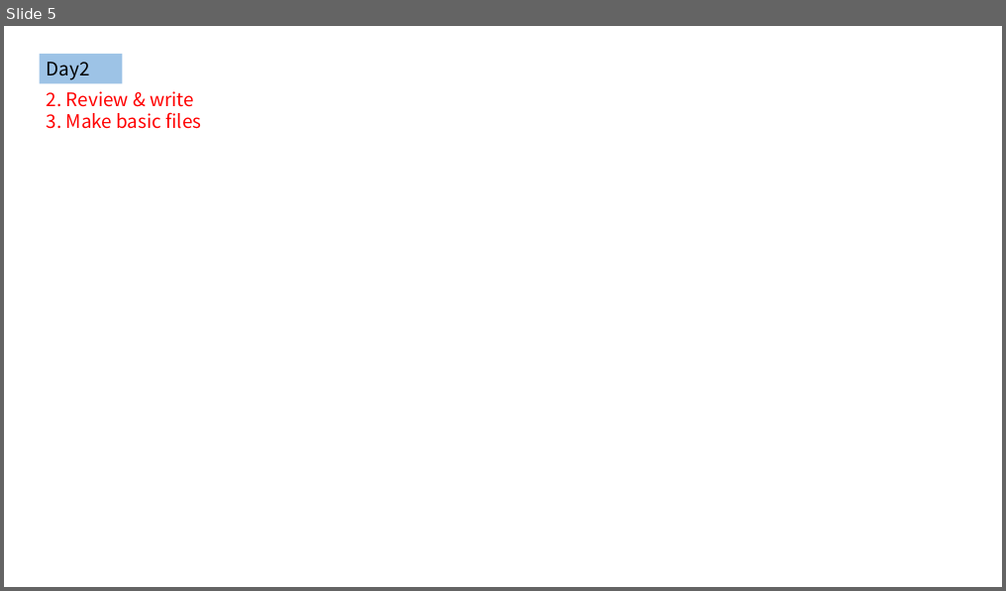
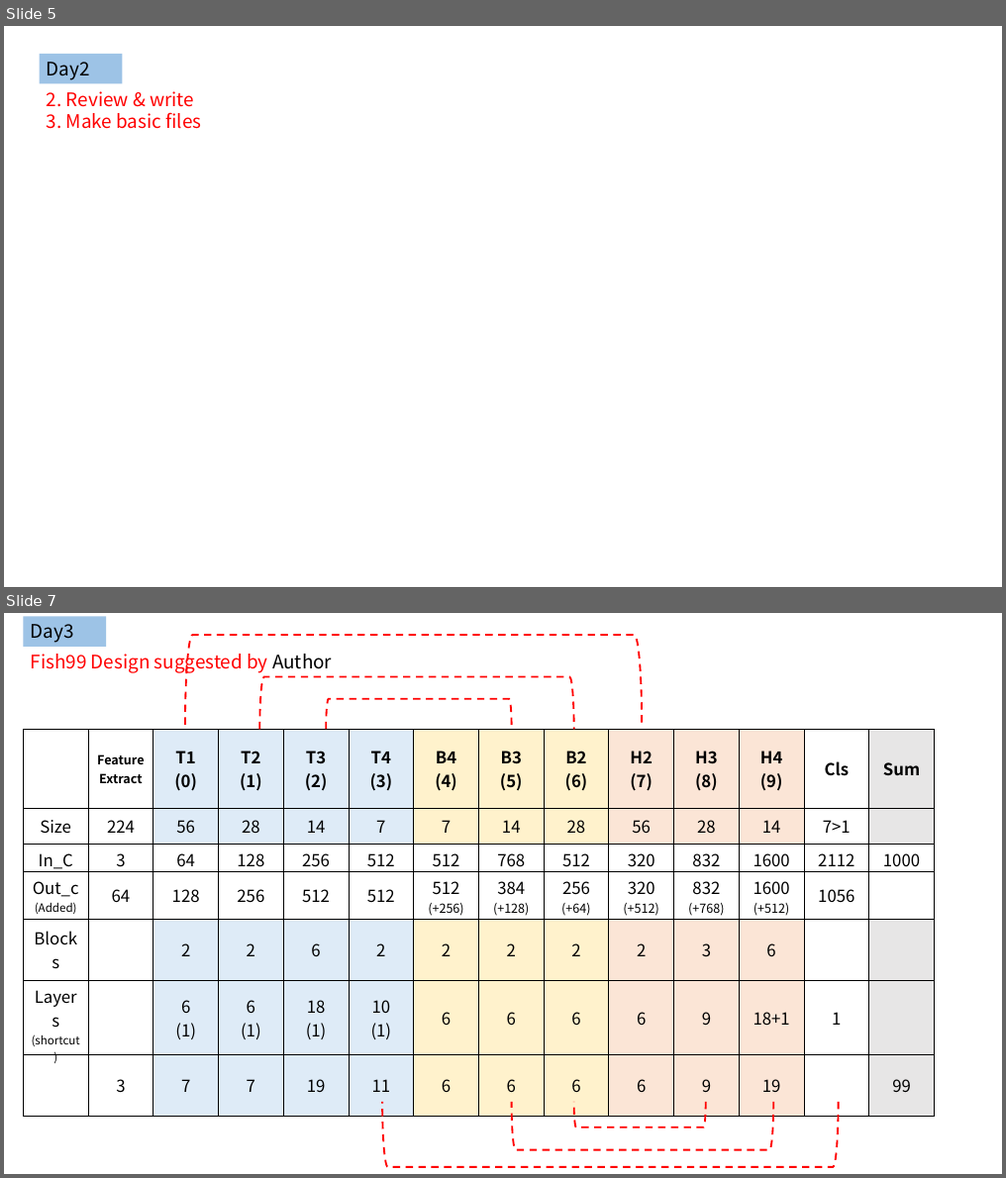
Before and after one commit to crapine1119/fishnet, a slide deck: PPT/fishnet_understanding.pptx. Shown one above the other, each under a label of ours: slide 5 before the commit, slides 5 and 7 after it; the slides between them are not shown. The pictures are 1006x591 and 1006x1178 pixels, drawn with LibreOffice and Linux fonts; fonts in the diff are those of the drawing. Boxes give left, top, right and bottom in pixels: in the first picture for what was removed or moved away, otherwise in the second. Text is boxed around its words. In the diff, an @@ line names an element or a change of style, - is before the commit and + after.

```diff
--- a/PPT/fishnet_understanding.pptx
+++ b/PPT/fishnet_understanding.pptx
@@ slide 7 added at [4, 613, 1002, 1174], background #FFFFFF @@
@@ rectangle added at [24, 616, 107, 646], fill #9DC3E6, 18 pt, text #000000 @@
+Day3
@@ left bracket added at [185, 635, 642, 725], outline #FF0000 1.75 pt dashed @@
@@ text added at [31, 654, 332, 674], 18 pt, text #FF0000 @@
+Fish99 Design suggested by Author
@@ left bracket added at [260, 676, 574, 729], outline #FF0000 1.75 pt dashed @@
@@ left bracket added at [326, 699, 512, 729], outline #FF0000 1.75 pt dashed @@
@@ table added at [24, 729, 936, 1102], 7 rows, 14 columns @@
+ | Feature / Extract | T1 / (0) | T2 / (1) | T3 / (2) | T4 / (3) | B4 / (4) | B3 / (5) | B2 / (6) | H2 / (7) | H3 / (8) | H4 / (9) | Cls | Sum
+Size | 224 | 56 | 28 | 14 | 7 | 7 | 14 | 28 | 56 | 28 | 14 | 7>1 | 
+In_C | 3 | 64 | 128 | 256 | 512 | 512 | 768 | 512 | 320 | 832 | 1600 | 2112 | 1000
+Out_c / (Added) | 64 | 128 | 256 | 512 | 512 | 512 / (+256) | 384 / (+128) | 256 / (+64) | 320 / (+512) | 832 / (+768) | 1600 / (+512) | 1056 | 
+Blocks |  | 2 | 2 | 6 | 2 | 2 | 2 | 2 | 2 | 3 | 6 |  | 
+Layers / (shortcut) |  | 6 / (1) | 6 / (1) | 18 / (1) | 10 / (1) | 6 | 6 | 6 | 6 | 9 | 18+1 | 1 | 
+ | 3 | 7 | 7 | 19 | 11 | 6 | 6 | 6 | 6 | 9 | 19 |  | 99
@@ left bracket added at [382, 1102, 838, 1167], outline #FF0000 1.75 pt dashed @@
@@ left bracket added at [512, 1103, 773, 1151], outline #FF0000 1.75 pt dashed @@
@@ left bracket added at [573, 1102, 706, 1128], outline #FF0000 1.75 pt dashed @@
```
Also in this commit, not shown: 2 other slides added, 2 other files.
